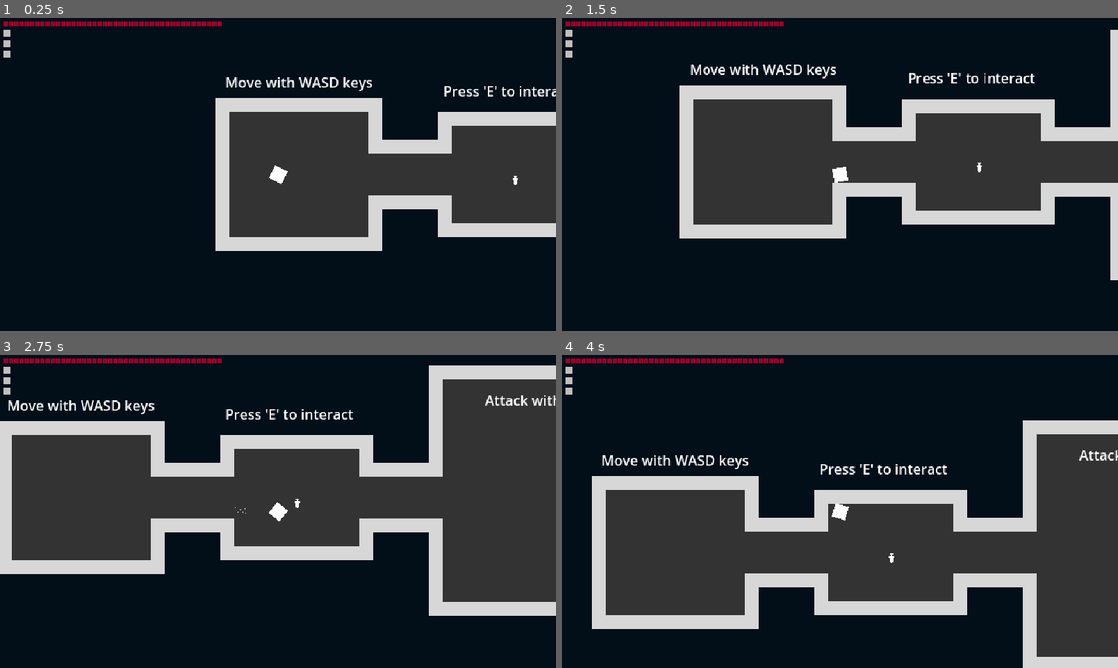
Above: before the commit, frames 1-4 (two rows, left to right).
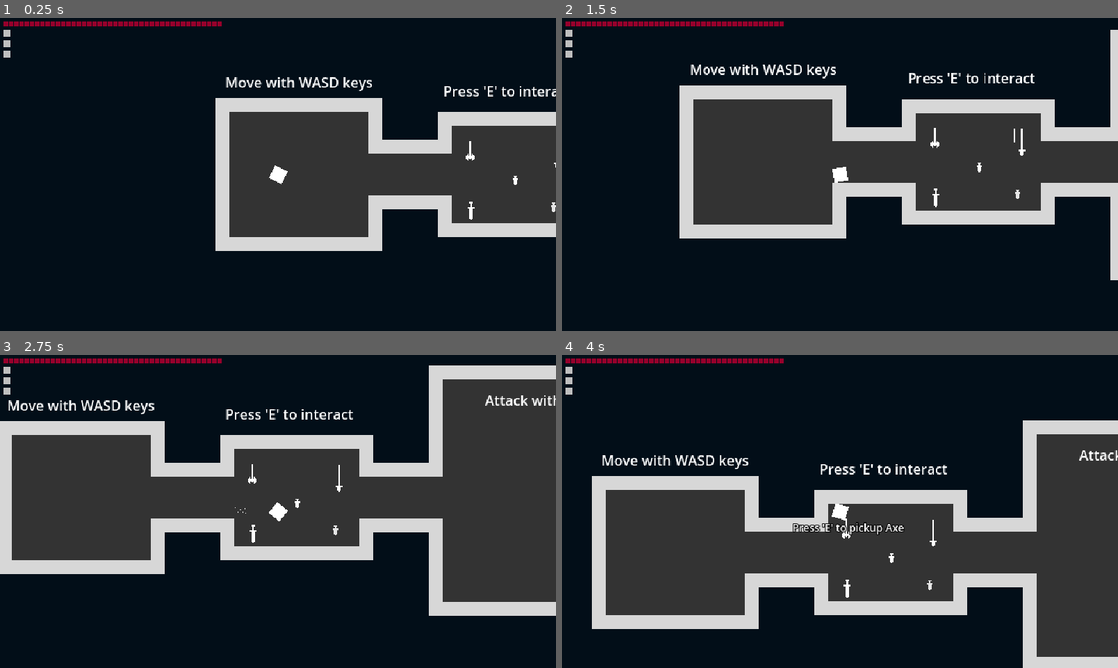
Above: after the commit, the same moments.

Repository: zMenta/Cubesh
Game: Godot game, scene res://main/main.tscn
Two runs of this game, one before a commit and one after it. Both use one fixed random seed, a clock stepped at 60 frames per second and the inputs below.
Inputs (mouse positions are in pixels of both pictures, inside the frame that each line leads up to):
- Up to frame 1 (0.25 s): no input
- Up to frame 2 (1.5 s): tap E (interact) at 0.5, 1.25 s; move the mouse to (962, 158) at 0.52 s; hold D (right) 0.53-1.28 s; click (962, 158) at 0.6 s; move the mouse to (728, 190) at 1.27 s; hold S (down) from 1.28 s (still down); click (728, 190) at 1.35 s
- Up to frame 3 (2.75 s): tap E (interact) at 2 s; move the mouse to (333, 442) at 2.02 s; release S (down) at 2.03 s; hold D (right) from 2.03 s (still down); tap Space (dodge) at 2.1 s; click (333, 442) at 2.3 s
- Up to frame 4 (4 s): tap E (interact) at 2.75, 2.85, 3.5 s; move the mouse to (812, 574) at 2.77 s; release D (right) at 2.78 s; hold W (up) 2.78-3.53 s; click (812, 574) at 3.05 s; move the mouse to (1006, 558) at 3.52 s; hold A (left) from 3.53 s (still down); click (1006, 558) at 3.6 s

The runs differ from the first frame. In frame 1, 0.1% of the frame differs, in the area x 83-100%, y 39-65%; in frame 2, 0.1%; in frame 3, 0.1%; in frame 4, 0.5%, in the area x 41-68%, y 52-78%.

Commit message:
fat slime enemy and enemy_counter bugfix

Diff:
--- a/enemies/enemy.gd
+++ b/enemies/enemy.gd
@@ -1,9 +1,10 @@
 extends CharacterBody2D
 
-const SPEED = 10
 const ACCELERATION = 2
 const FRICTION = 10
-const DASH_SPEED = 230
+
+@export var speed = 10
+@export var dash_speed = 230
 
 @export var on_detection_cooldown : float = 1.0
 @export var attack_cooldown : float = 3.0
@@ -25,8 +26,8 @@
 
 	look_at(target.global_position)
 	var direction = global_position.direction_to(target.global_position)
-	velocity.x = move_toward(velocity.x, direction.x * SPEED, ACCELERATION)
-	velocity.y = move_toward(velocity.y, direction.y * SPEED, ACCELERATION)
+	velocity.x = move_toward(velocity.x, direction.x * speed, ACCELERATION)
+	velocity.y = move_toward(velocity.y, direction.y * speed, ACCELERATION)
 	move_and_slide()
 
 
@@ -37,8 +38,8 @@
 	hurtbox_shape.disabled = false
 	var timer = get_tree().create_timer(0.7)
 	var direction = global_position.direction_to(target.global_position)
-	velocity.x = move_toward(velocity.x, direction.x * DASH_SPEED, DASH_SPEED)
-	velocity.y = move_toward(velocity.y, direction.y * DASH_SPEED, DASH_SPEED)
+	velocity.x = move_toward(velocity.x, direction.x * dash_speed, dash_speed)
+	velocity.y = move_toward(velocity.y, direction.y * dash_speed, dash_speed)
 	await timer.timeout
 	hurtbox_shape.disabled = true
 
--- /dev/null
+++ b/enemies/fat_slime.tscn
@@ -0,0 +1,27 @@
+[gd_scene load_steps=4 format=3 uid="uid://jmpmpvr476he"]
+
+[ext_resource type="PackedScene" uid="uid://doa2egg8a8oi3" path="res://enemies/slime.tscn" id="1_0mq03"]
+[ext_resource type="Script" path="res://weapons/attack.gd" id="2_ho312"]
+
+[sub_resource type="Resource" id="Resource_wsuw1"]
+script = ExtResource("2_ho312")
+damage = 20
+knockback = 10
+stun_time = 0.2
+
+[node name="FatSlime" type="Node2D"]
+scale = Vector2(1.5, 1.5)
+
+[node name="Slime" parent="." instance=ExtResource("1_0mq03")]
+speed = 5
+dash_speed = 180
+on_detection_cooldown = 3.0
+attack_cooldown = 4.0
+
+[node name="ComponentHealth" parent="Slime" index="0"]
+max_health = 50
+
+[node name="ComponentHurtbox" parent="Slime" index="6"]
+attack = SubResource("Resource_wsuw1")
+
+[editable path="Slime"]
--- a/enemies/slime.tscn
+++ b/enemies/slime.tscn
@@ -113,7 +113,7 @@
 
 [node name="ComponentHealth" type="Node" parent="."]
 script = ExtResource("1_odc5l")
-max_health = 30
+max_health = 28
 
 [node name="CollisionShape2D" type="CollisionShape2D" parent="."]
 shape = SubResource("CircleShape2D_g08wa")
--- a/main/main.gd
+++ b/main/main.gd
@@ -9,10 +9,12 @@
 
 func _set_enemy_counter(new_value: int) -> void:
 	enemy_counter = new_value
-	if enemy_counter <= 0:
+	if enemy_counter == 0:
 		enemy_counter = 0
 		Gamestate.spawn_teleporter.emit()
 		Gamestate.create_annoucement.emit("Somewhere a portal has been created..")
+	elif enemy_counter == -1:
+		enemy_counter = 0
 
 
 func _ready() -> void:
@@ -43,6 +45,7 @@
 	enemy_counter -= 1
 
 func _on_player_death() -> void:
+	enemy_counter = -1
 	for node in map.get_children():
 		node.queue_free()
 
--- a/main/main.tscn
+++ b/main/main.tscn
@@ -36,7 +36,3 @@
 grow_vertical = 2
 
 [node name="Annoucement" parent="UI" instance=ExtResource("8_ctb6j")]
-offset_left = -144.0
-offset_top = -110.0
-offset_right = 234.0
-offset_bottom = -78.0
--- a/maps/map_1_1.tscn
+++ b/maps/map_1_1.tscn
@@ -1,8 +1,12 @@
-[gd_scene load_steps=5 format=3 uid="uid://n1x31lge7o0j"]
+[gd_scene load_steps=9 format=3 uid="uid://n1x31lge7o0j"]
 
 [ext_resource type="PackedScene" uid="uid://bagcfyd0a4hx0" path="res://maps/base_tile_map.tscn" id="1_iates"]
 [ext_resource type="PackedScene" uid="uid://c88pjy86wrme1" path="res://maps/props/item_drop/item_drop.tscn" id="2_xt4i6"]
 [ext_resource type="PackedScene" uid="uid://coo84ripa320" path="res://maps/props/announce_when_entered/announce_when_entered.tscn" id="3_6kwwm"]
+[ext_resource type="PackedScene" uid="uid://dfkryixlfcu3x" path="res://weapons/axe.tscn" id="3_a5y7q"]
+[ext_resource type="PackedScene" uid="uid://enb2cglwjek0" path="res://weapons/spear.tscn" id="4_kkg5j"]
+[ext_resource type="PackedScene" uid="uid://hyop2hsmccnt" path="res://weapons/sharp_dagger.tscn" id="5_3se34"]
+[ext_resource type="PackedScene" uid="uid://c6g53qb86u43r" path="res://weapons/sword.tscn" id="6_fjrg6"]
 
 [sub_resource type="RectangleShape2D" id="RectangleShape2D_ra2a7"]
 size = Vector2(37, 59)
@@ -46,7 +50,23 @@
 [node name="ItemDrop" parent="." index="4" instance=ExtResource("2_xt4i6")]
 position = Vector2(-727, 25)
 
-[node name="AnnounceWhenEntered" parent="." index="5" instance=ExtResource("3_6kwwm")]
+[node name="ItemDrop2" parent="." index="5" instance=ExtResource("2_xt4i6")]
+position = Vector2(-779, -15)
+weapon_scene = ExtResource("3_a5y7q")
+
+[node name="ItemDrop3" parent="." index="6" instance=ExtResource("2_xt4i6")]
+position = Vector2(-679, -14)
+weapon_scene = ExtResource("4_kkg5j")
+
+[node name="ItemDrop4" parent="." index="7" instance=ExtResource("2_xt4i6")]
+position = Vector2(-683, 56)
+weapon_scene = ExtResource("5_3se34")
+
+[node name="ItemDrop5" parent="." index="8" instance=ExtResource("2_xt4i6")]
+position = Vector2(-778, 55)
+weapon_scene = ExtResource("6_fjrg6")
+
+[node name="AnnounceWhenEntered" parent="." index="9" instance=ExtResource("3_6kwwm")]
 position = Vector2(-139, 20)
 annoucement = "Slay all enemies"
 
--- /dev/null
+++ b/maps/props/monster_spawner/fat_slime_spawner.tscn
@@ -0,0 +1,11 @@
+[gd_scene load_steps=3 format=3 uid="uid://qokutq86o6vq"]
+
+[ext_resource type="PackedScene" uid="uid://bgeuskoeq4st3" path="res://maps/props/monster_spawner/monster_spawner.tscn" id="1_bkk46"]
+[ext_resource type="PackedScene" uid="uid://jmpmpvr476he" path="res://enemies/fat_slime.tscn" id="2_2avxf"]
+
+[node name="FatSlimeSpawner" instance=ExtResource("1_bkk46")]
+monster = ExtResource("2_2avxf")
+
+[node name="Label" parent="." index="0"]
+text = "FatSlime
+"
--- a/maps/props/monster_spawner/monster_spawner.gd
+++ b/maps/props/monster_spawner/monster_spawner.gd
@@ -4,6 +4,6 @@
 
 func _ready() -> void:
 	hide()
-	var enemy : CharacterBody2D = monster.instantiate()
+	var enemy := monster.instantiate()
 	enemy.global_position = global_position
 	Gamestate.add_node_to_world.emit(enemy)
--- a/maps/tile_set.tres
+++ b/maps/tile_set.tres
@@ -6,6 +6,7 @@
 [ext_resource type="PackedScene" uid="uid://2v8odbjiw3vl" path="res://maps/props/map_exit/map_exit.tscn" id="4_gdgk1"]
 [ext_resource type="PackedScene" uid="uid://byi5hmbuy05ui" path="res://maps/props/health_potion/health_potion.tscn" id="5_w8i76"]
 [ext_resource type="PackedScene" uid="uid://ci5b2mdcjvunl" path="res://maps/props/portal_spawner/portal_spawner.tscn" id="6_pbucq"]
+[ext_resource type="PackedScene" uid="uid://qokutq86o6vq" path="res://maps/props/monster_spawner/fat_slime_spawner.tscn" id="7_uex7t"]
 
 [sub_resource type="TileSetAtlasSource" id="TileSetAtlasSource_4je8h"]
 texture = ExtResource("1_8ok2m")
@@ -39,6 +40,7 @@
 scenes/3/scene = ExtResource("4_gdgk1")
 scenes/4/scene = ExtResource("5_w8i76")
 scenes/5/scene = ExtResource("6_pbucq")
+scenes/6/scene = ExtResource("7_uex7t")
 
 [resource]
 physics_layer_0/collision_layer = 4
Not shown: 1 places in maps/tile_set.tres that only renumber resources
